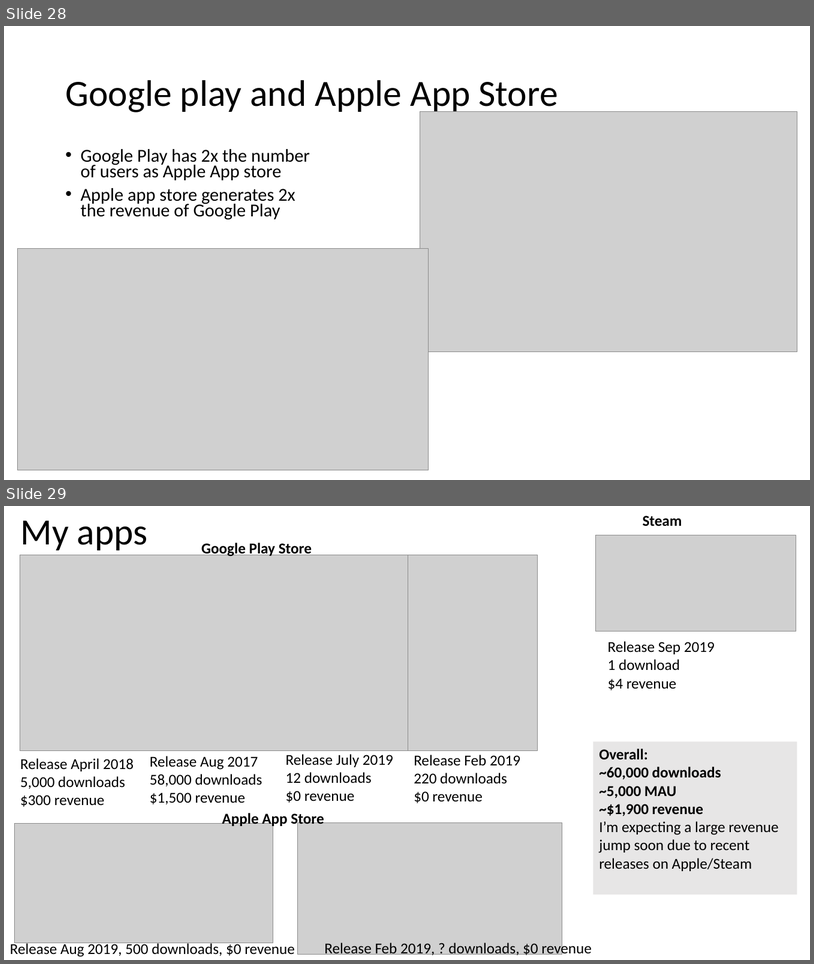
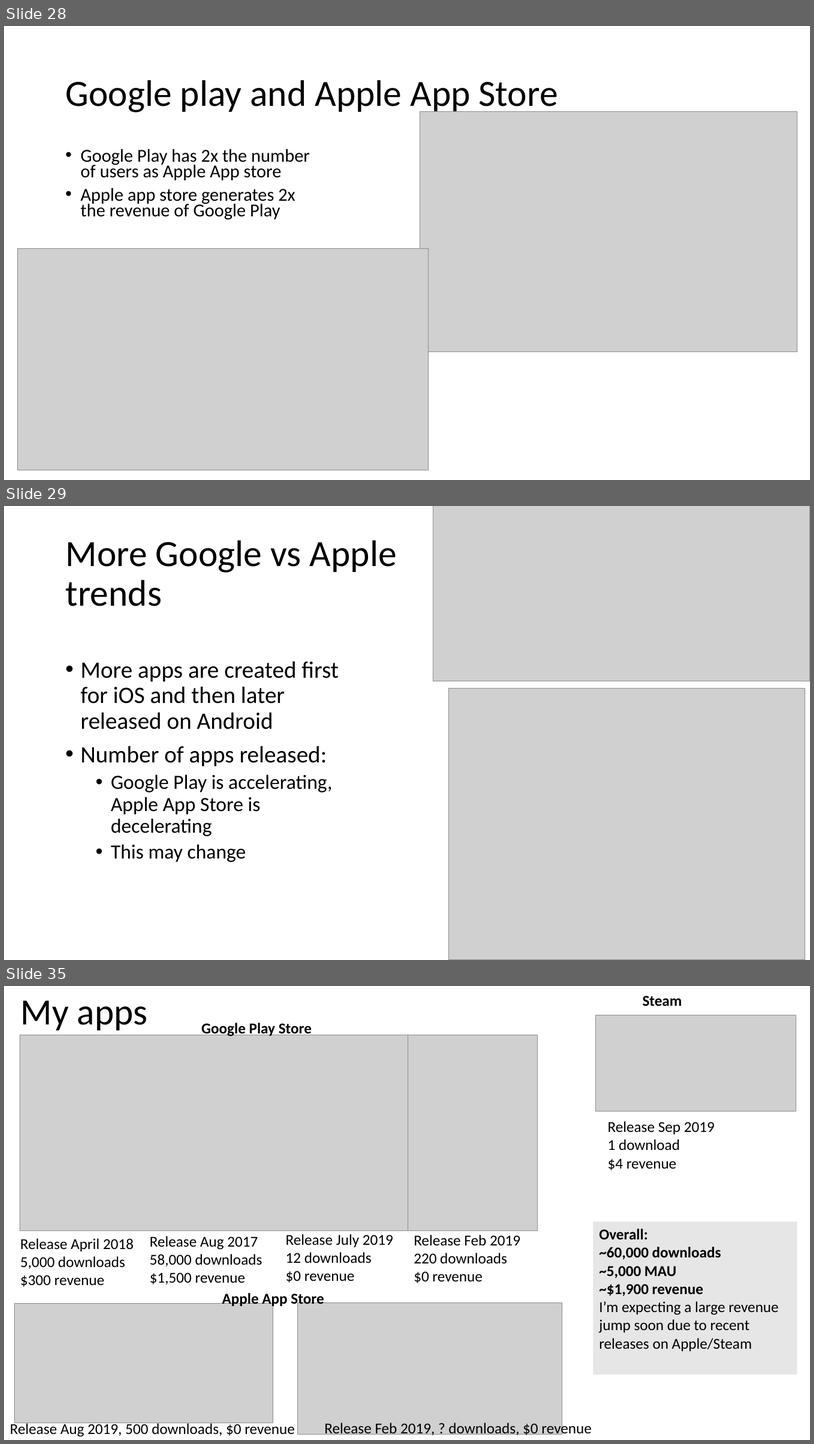
Before and after one commit to russellu/cs230, a slide deck: Lecture_First.pptx. Shown one above the other, each under a label of ours: slides 28 and 29 before the commit, slides 28, 29 and 35 after it; the slides between them are not shown. The pictures are 814x964 and 814x1444 pixels, drawn with LibreOffice and Linux fonts; fonts in the diff are those of the drawing; grey boxes stand for pictures. Boxes give left, top, right and bottom in pixels: in the first picture for what was removed or moved away, otherwise in the second. Text is boxed around its words. In the diff, an @@ line names an element or a change of style, - is before the commit and + after.

```diff
--- a/Lecture_First.pptx
+++ b/Lecture_First.pptx
@@ slide 29 added at bbox=[4, 506, 810, 960], background #FFFFFF @@
@@ picture added at bbox=[434, 506, 810, 681] @@
@@ title added at bbox=[65, 540, 397, 606], 44 pt, text #000000 @@
+More Google vs Apple trends
@@ text added at bbox=[81, 661, 339, 862], 28 pt, text #000000 @@
+• More apps are created first for iOS and then later released on Android
+• Number of apps released:
+  • Google Play is accelerating, Apple App Store is decelerating
+  • This may change
@@ picture added at bbox=[449, 688, 805, 960] @@
@@ what was slide 29 is now slide 35 @@
```
Also in this commit, not shown: 1 slide changed, 5 other slides added.
